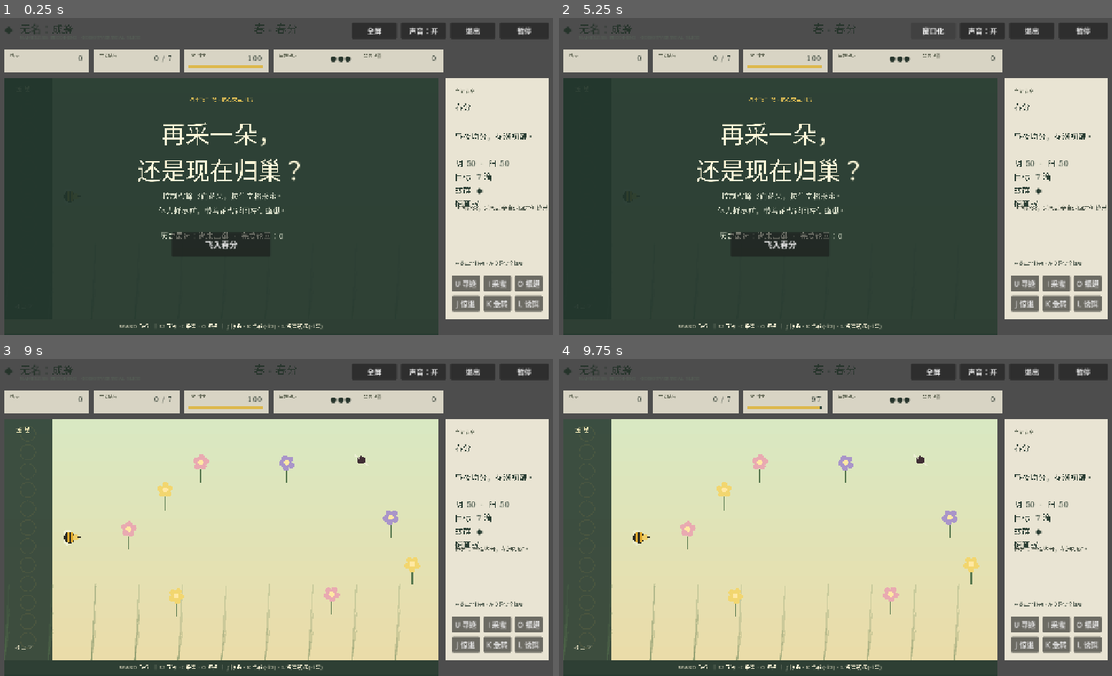
Above: before the commit, frames 1-4 (two rows, left to right).
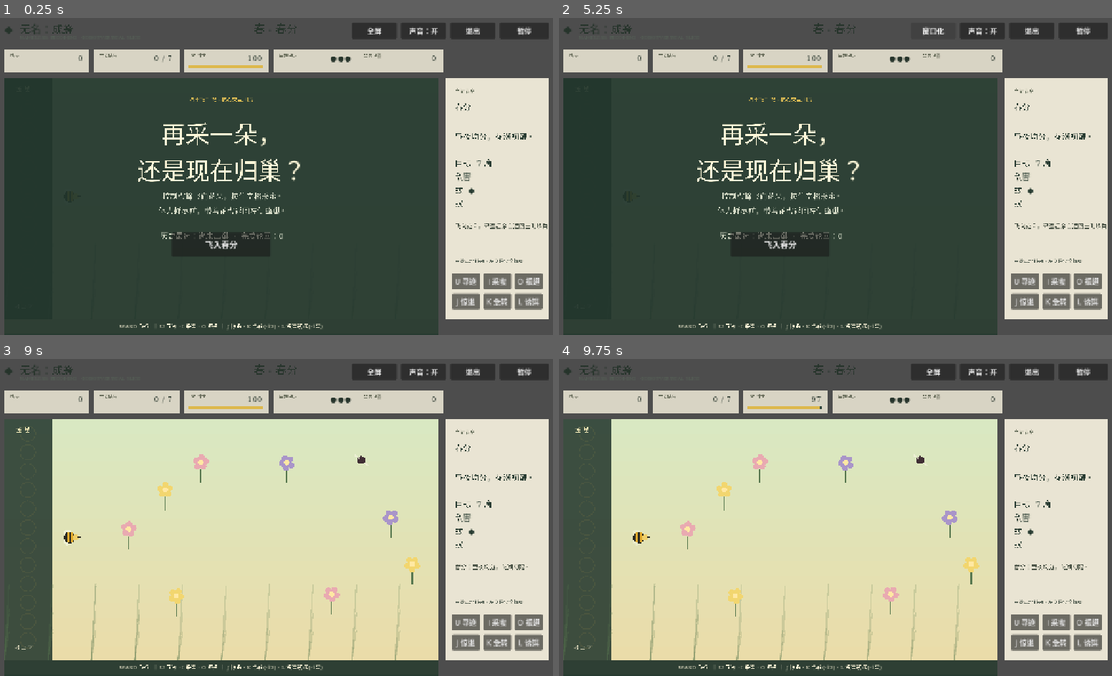
Above: after the commit, the same moments.

Repository: alanthssss/nameless-becoming
Game: Godot game, scene res://main.tscn
Two runs of this game, one before a commit and one after it. Both use one fixed random seed, a clock stepped at 60 frames per second and the inputs below.
Inputs (mouse positions are in pixels of both pictures, inside the frame that each line leads up to):
- Up to frame 1 (0.25 s): no input
- Up to frame 2 (5.25 s): click "U 寻迹" at 0.5 s; click "I 采蜜" at 1.25 s; click "O 振翅" at 2 s; click "J 惊退" at 2.75 s; click "K 急转" at 3.5 s; click "L 诱饵" at 4.25 s; click "全屏" at 5 s
- Up to frame 3 (9 s): click "窗口化" at 5.75 s; click "声音：开" at 6.5 s; click "声音：关" at 7.25 s; click "暂停" at 8 s; click "飞入春分" at 8.75 s
- Up to frame 4 (9.75 s): tap Enter at 9.5 s; move the mouse to (962, 498) at 9.52 s; hold D (move_right) from 9.53 s (still down); hold Shift (dash) from 9.53 s (still down); click (962, 498) at 9.67 s

The runs differ from the first frame. In frame 1, 1.5% of the frame differs, in the area x 81-99%, y 44-93%; in frame 2, 1.5%; in frame 3, 1.4%; in frame 4, 1.4%.

Commit message:
fix(ui+gameplay): hide yin/yang, clarify enemy roster, prevent enemy overlap
侧边栏:
- 移除「阴 X · 阳 Y」数值行（设计依据，不向玩家暴露）
- 用「敌害」收拢蚊/蚁两行，替换原来的「蚊群/掠蜜蚁」
  以避免掠蜜蚁被误读为玩家可选角色
- 重新分配 detail_label/message_label/底部按键的纵向空间
  修复「掠蜜蚁」行与提示消息的字块重叠

游戏内:
- 新增 separate_units()，对蚊群与蚁群做同种分离
- 推开 0.5 倍缺口 + 边界夹回，每帧渐近、不会瞬移
  解决同种敌人位置完全重叠的问题

Diff:
--- a/godot/scripts/main.gd
+++ b/godot/scripts/main.gd
@@ -242,17 +242,17 @@
 	side.size = Vector2(230, 538)
 	ui.add_child(side)
 	make_label(side, "当前节令", Vector2(20, 20), Vector2(190, 20), 11, Color("68705d"))
-	detail_label = make_label(side, "春分", Vector2(20, 50), Vector2(190, 220), 18, Color("293c32"))
+	detail_label = make_label(side, "春分", Vector2(20, 50), Vector2(190, 260), 18, Color("293c32"))
 	detail_label.autowrap_mode = TextServer.AUTOWRAP_WORD_SMART
-	message_label = make_label(side, message, Vector2(20, 276), Vector2(190, 125), 13, Color("4c5548"))
+	message_label = make_label(side, message, Vector2(20, 316), Vector2(190, 80), 13, Color("4c5548"))
 	message_label.autowrap_mode = TextServer.AUTOWRAP_WORD_SMART
-	make_label(side, "左键点地移动 · 左侧是安全蜂巢", Vector2(20, 405), Vector2(190, 34), 11, Color("556054"))
-	sense_button = make_mouse_action(side, "U 寻迹", "sense", Vector2(14, 441), false, Vector2(62, 36))
-	make_mouse_action(side, "I 采蜜", "harvest", Vector2(84, 441), true, Vector2(62, 36))
-	make_mouse_action(side, "O 振翅", "dash", Vector2(154, 441), true, Vector2(62, 36))
-	make_mouse_action(side, "J 惊退", "repel", Vector2(14, 486), false, Vector2(62, 36))
-	make_mouse_action(side, "K 急转", "evade", Vector2(84, 486), false, Vector2(62, 36))
-	make_mouse_action(side, "L 诱饵", "decoy", Vector2(154, 486), false, Vector2(62, 36))
+	make_label(side, "左键点地移动 · 左侧是安全蜂巢", Vector2(20, 400), Vector2(190, 34), 11, Color("556054"))
+	sense_button = make_mouse_action(side, "U 寻迹", "sense", Vector2(14, 436), false, Vector2(62, 36))
+	make_mouse_action(side, "I 采蜜", "harvest", Vector2(84, 436), true, Vector2(62, 36))
+	make_mouse_action(side, "O 振翅", "dash", Vector2(154, 436), true, Vector2(62, 36))
+	make_mouse_action(side, "J 惊退", "repel", Vector2(14, 481), false, Vector2(62, 36))
+	make_mouse_action(side, "K 急转", "evade", Vector2(84, 481), false, Vector2(62, 36))
+	make_mouse_action(side, "L 诱饵", "decoy", Vector2(154, 481), false, Vector2(62, 36))
 
 	var tips_background := ColorRect.new()
 	tips_background.color = Color("26392f", 0.96)
@@ -564,6 +564,15 @@
 				message = "蚊虫刺中了你：体力下降，花蜜洒落。"
 				sound.play_cue("hurt")
 		mosquitoes[i] = mosquito
+	separate_units(mosquitoes, 28.0)
+	for i in mosquitoes.size():
+		var mosquito_clamp: Dictionary = mosquitoes[i]
+		var clamp_position: Vector2 = mosquito_clamp.position
+		mosquito_clamp.position = Vector2(
+			clampf(clamp_position.x, HIVE_SAFE_X, WORLD.end.x - 12),
+			clampf(clamp_position.y, WORLD.position.y + 12, WORLD.end.y - 12)
+		)
+		mosquitoes[i] = mosquito_clamp
 
 func update_ants(delta: float) -> void:
 	for i in ants.size():
@@ -595,6 +604,15 @@
 			sound.play_cue("hurt")
 			shake = 4.0
 		ants[i] = ant
+	separate_units(ants, 26.0)
+	for i in ants.size():
+		var ant_clamp: Dictionary = ants[i]
+		var clamp_position: Vector2 = ant_clamp.position
+		ant_clamp.position = Vector2(
+			clampf(clamp_position.x, HIVE_SAFE_X, WORLD.end.x - 14),
+			clampf(clamp_position.y, WORLD.position.y + 14, WORLD.end.y - 14)
+		)
+		ants[i] = ant_clamp
 
 func update_hive_rest(delta: float, deposit_honey: bool) -> void:
 	var inside := bee.position.x < HIVE_X
@@ -852,6 +870,30 @@
 			return candidate
 	return candidate
 
+func separate_units(units: Array, minimum_distance: float) -> void:
+	# 防止同种敌人完全重叠：每帧成对推开一半的缺口。
+	# 强度取 0.5 让推力是渐进的，视觉上仍然自然、不会瞬移。
+	for i in units.size():
+		for j in range(i + 1, units.size()):
+			var a: Dictionary = units[i]
+			var b: Dictionary = units[j]
+			var diff: Vector2 = Vector2(a.position) - Vector2(b.position)
+			var dist := diff.length()
+			if dist < minimum_distance and dist > 0.001:
+				var push: Vector2 = diff / dist * (minimum_distance - dist) * 0.5
+				a.position = Vector2(a.position) + push
+				b.position = Vector2(b.position) - push
+				units[i] = a
+				units[j] = b
+			elif dist <= 0.001:
+				# 完全重合：沿随机方向各推开半个最小距离。
+				var angle := rng.randf() * TAU
+				var offset := Vector2.from_angle(angle) * minimum_distance * 0.5
+				a.position = Vector2(a.position) + offset
+				b.position = Vector2(b.position) - offset
+				units[i] = a
+				units[j] = b
+
 func drop_honey_decoy() -> void:
 	if carried <= 0:
 		message = "投蜜诱饵需要至少携带 1 滴蜜。"
@@ -943,8 +985,10 @@
 	else:
 		var winter_note := ""
 		if stage_index == 3:
-			winter_note = "\n\n温暖  %d%%\n储备  %d 滴" % [roundi(warmth), hive_reserve]
-		detail_label.text = "%s\n\n%s\n\n阴 %d  ·  阳 %d\n目标  %d 滴\n蚊群  %s\n掠蜜蚁  %s%s" % [data.name, data.line, int(data.yin), int(data.yang), int(data.goal), "◆".repeat(int(data.enemies)), "◆".repeat(int(data.ants)), winter_note]
+			winter_note = "\n温暖  %d%%\n储备  %d 滴" % [roundi(warmth), hive_reserve]
+		# 阴阳数值是内部设计依据（驱动节令难度），不向玩家暴露；
+		# 用「敌害」收拢蚊/蚁两行，避免被误读为可选角色。
+		detail_label.text = "%s\n\n%s\n\n目标  %d 滴\n敌害\n蚊  %s\n蚁  %s%s" % [data.name, data.line, int(data.goal), "◆".repeat(int(data.enemies)), "◆".repeat(int(data.ants)), winter_note]
 
 func _unhandled_input(event: InputEvent) -> void:
 	if event.is_action_pressed("ui_cancel"):
